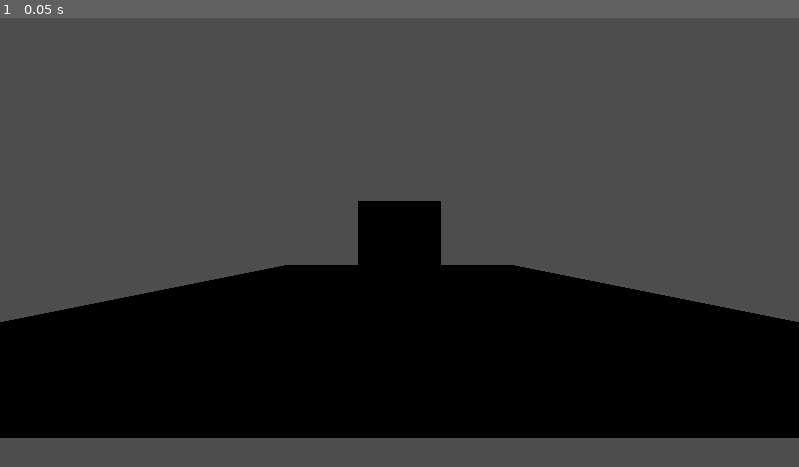
Above: before the commit, frame 1.
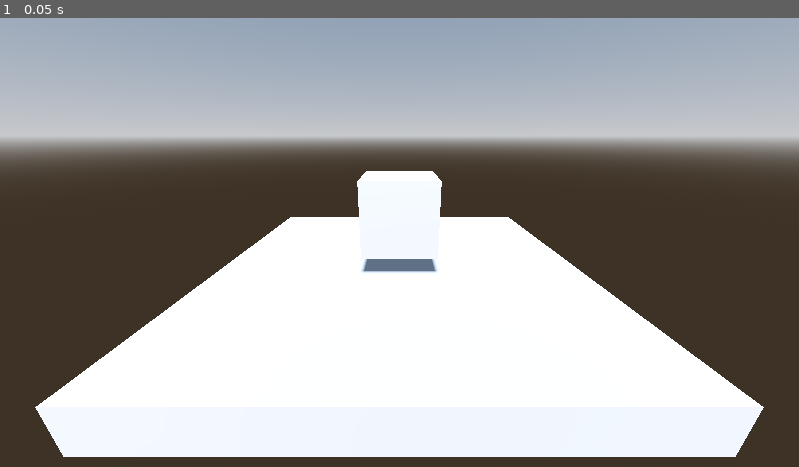
Above: after the commit, the same moment.

Repository: marcusluccas/Godot-4.2---3D-Platformer
Game: Godot game, scene res://world.tscn
The game is run twice, just before and just after one commit, with the same random seed, the same clock (stepped at 60 frames per second) and the same inputs.
Inputs:
- Up to frame 1 (0.05 s): no input

The runs differ from the first frame. In frame 1, 97% of the frame differs, in the area x 0-100%, y 0-100%.

Commit message:
Criando e configurando o World Environment e Adicionando uma Direction Light.

Diff:
--- /dev/null
+++ b/world-environment.tres
@@ -0,0 +1,31 @@
+[gd_resource type="Environment" load_steps=3 format=3 uid="uid://cxcacj4dcrjo0"]
+
+[sub_resource type="ProceduralSkyMaterial" id="ProceduralSkyMaterial_x6pch"]
+
+[sub_resource type="Sky" id="Sky_7o21h"]
+sky_material = SubResource("ProceduralSkyMaterial_x6pch")
+
+[resource]
+background_mode = 2
+background_color = Color(0.776471, 0.45098, 0.768627, 1)
+sky = SubResource("Sky_7o21h")
+ambient_light_color = Color(1, 1, 1, 1)
+tonemap_mode = 2
+ssr_enabled = true
+ssao_enabled = true
+ssil_enabled = true
+sdfgi_read_sky_light = false
+glow_normalized = true
+glow_intensity = 0.2
+glow_strength = 1.42
+glow_bloom = 1.0
+glow_blend_mode = 0
+glow_hdr_threshold = 4.0
+glow_hdr_scale = 3.63
+fog_light_energy = 2.49
+fog_sun_scatter = 0.6
+fog_density = 0.1505
+fog_aerial_perspective = 0.065
+volumetric_fog_density = 0.284
+volumetric_fog_albedo = Color(0.458824, 1, 1, 1)
+volumetric_fog_emission = Color(0.847059, 0.847059, 0.847059, 1)
--- a/world.tscn
+++ b/world.tscn
@@ -1,4 +1,6 @@
-[gd_scene load_steps=3 format=3 uid="uid://xab2xuiug5lt"]
+[gd_scene load_steps=4 format=3 uid="uid://xab2xuiug5lt"]
+
+[ext_resource type="Environment" uid="uid://cxcacj4dcrjo0" path="res://world-environment.tres" id="1_uitkk"]
 
 [sub_resource type="BoxMesh" id="BoxMesh_kphrk"]
 
@@ -8,7 +10,7 @@
 [node name="World" type="Node3D"]
 
 [node name="box" type="MeshInstance3D" parent="."]
-transform = Transform3D(1, 0, 0, 0, 1, 0, 0, 0, 1, 0, 0.75, 0)
+transform = Transform3D(1, 0, 0, 0, 1, 0, 0, 0, 1, 0, 1, 0)
 mesh = SubResource("BoxMesh_kphrk")
 skeleton = NodePath("../ground")
 
@@ -16,5 +18,12 @@
 mesh = SubResource("BoxMesh_lx8tc")
 
 [node name="Camera3D" type="Camera3D" parent="."]
-transform = Transform3D(1, 0, 0, 0, 1, 0, 0, 0, 1, 0, 0.75, 4)
+transform = Transform3D(1, 0, 0, 0, 0.939693, 0.34202, 0, -0.34202, 0.939693, 0, 2, 4)
 current = true
+
+[node name="WorldEnvironment" type="WorldEnvironment" parent="."]
+environment = ExtResource("1_uitkk")
+
+[node name="DirectionalLight3D" type="DirectionalLight3D" parent="."]
+transform = Transform3D(1, 0, 0, 0, 0.707107, 0.707107, 0, -0.707107, 0.707107, 0.575222, 3.73823, 3.13607)
+shadow_enabled = true
Binary file added: DayEnvironmentHDRI004_2K-TONEMAPPED.jpg
Not shown, added: DayEnvironmentHDRI004_2K-TONEMAPPED.jpg.import
